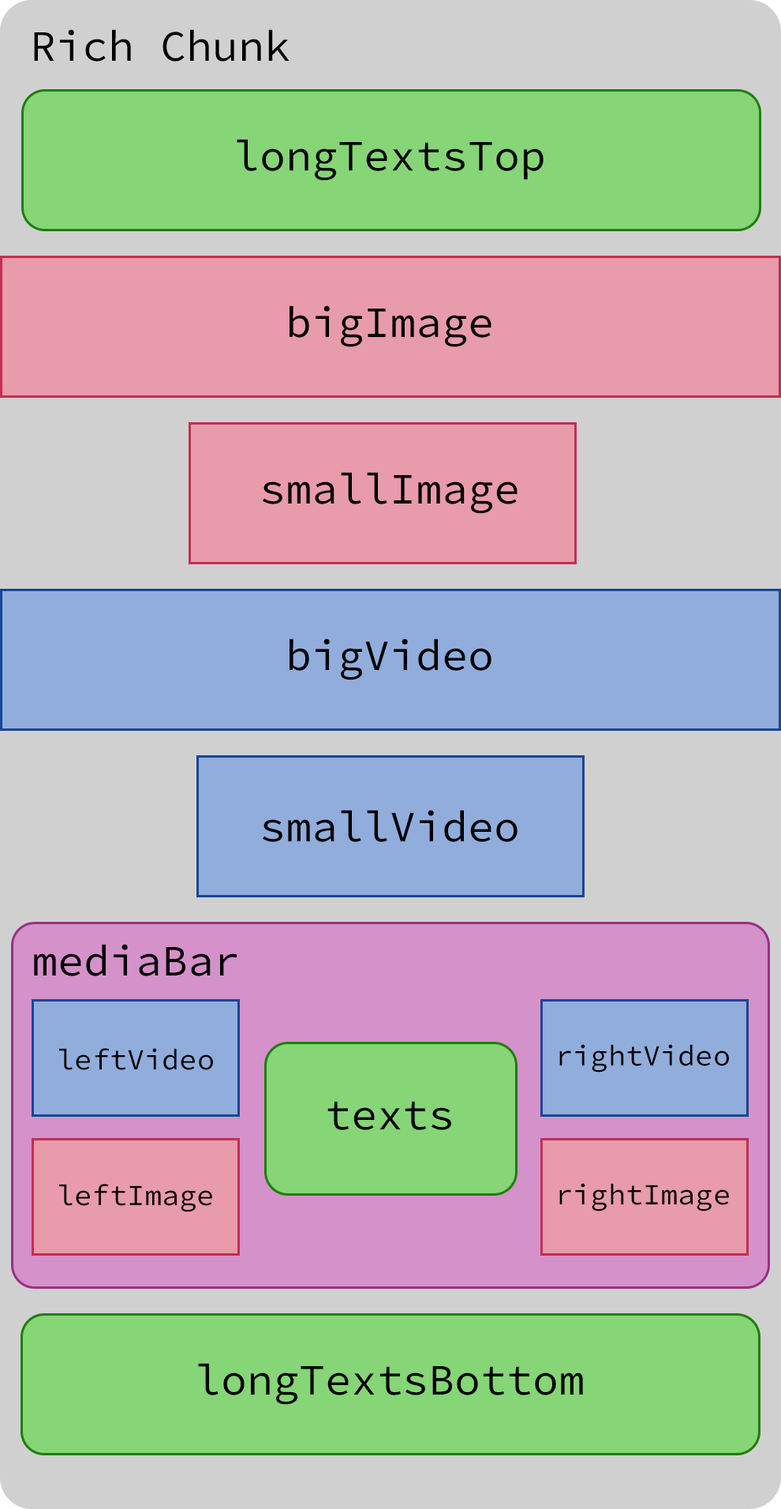
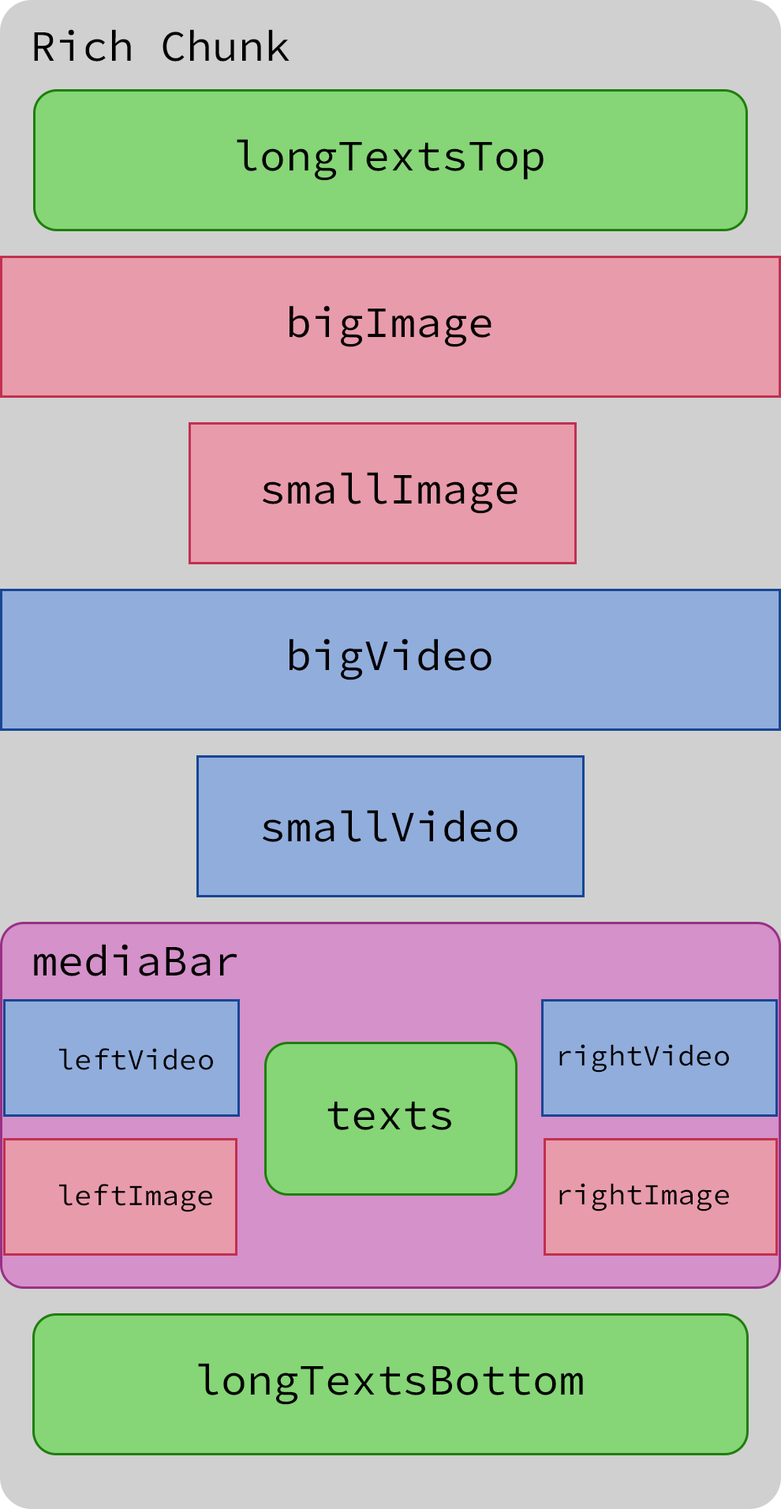
Comparing the layer stacks of the two (781, 1509) images. Changes:
painted on "Rounded Rectangle 2 copy" (1st of 3, in "stuff" › "longTextsBottom") over [left=20, top=1313, right=761, bottom=1456]
renamed "Rounded Rectangle 2" to "Rounded Rectangle 2 copy 2", painted on it over [left=540, top=1138, right=779, bottom=1256]
renamed "Rounded Rectangle 2" to "Rounded Rectangle 2 copy 2", painted on it over [left=540, top=999, right=779, bottom=1117]
painted on "Rounded Rectangle 2" (1st of 7, in "stuff" › "mediaBar" › "image") over [left=3, top=1138, right=240, bottom=1256]
painted on "Rounded Rectangle 2" (2nd of 7, in "stuff" › "mediaBar" › "video") over [left=3, top=999, right=34, bottom=1117]
painted on "Rounded Rectangle 2 copy" (3rd of 3, in "stuff" › "mediaBar") over [left=0, top=921, right=781, bottom=1290]
painted on "Rounded Rectangle 2" (7th of 7, in "stuff" › "longTextsTop") over [left=21, top=89, right=762, bottom=232]
